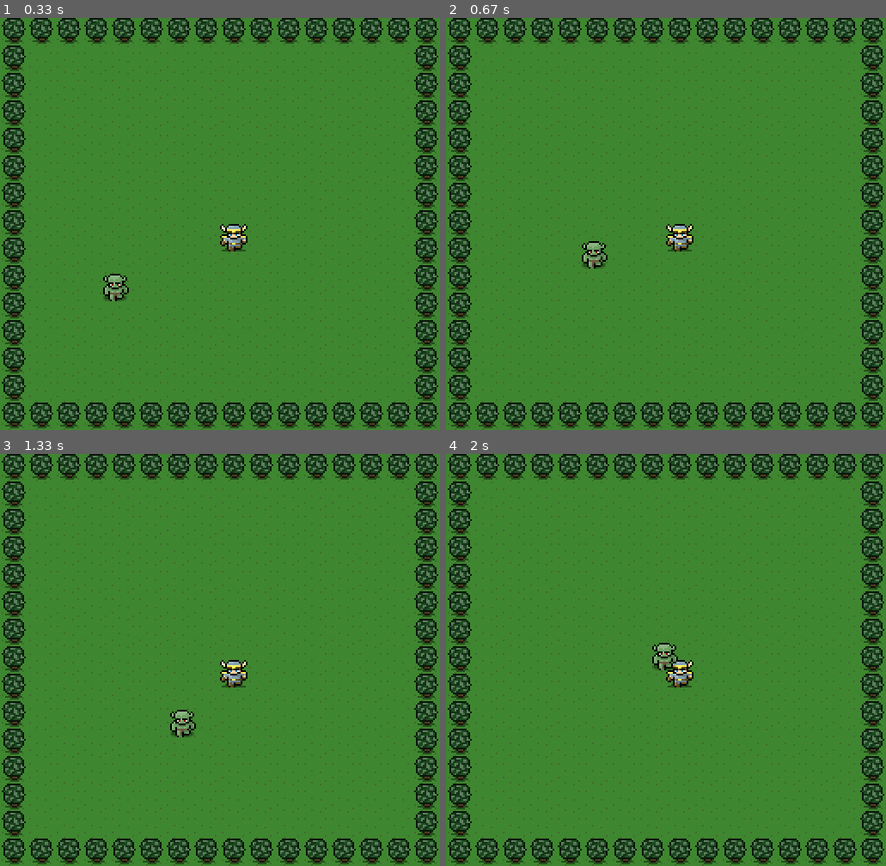
Above: before the commit, frames 1-4 (two rows, left to right).
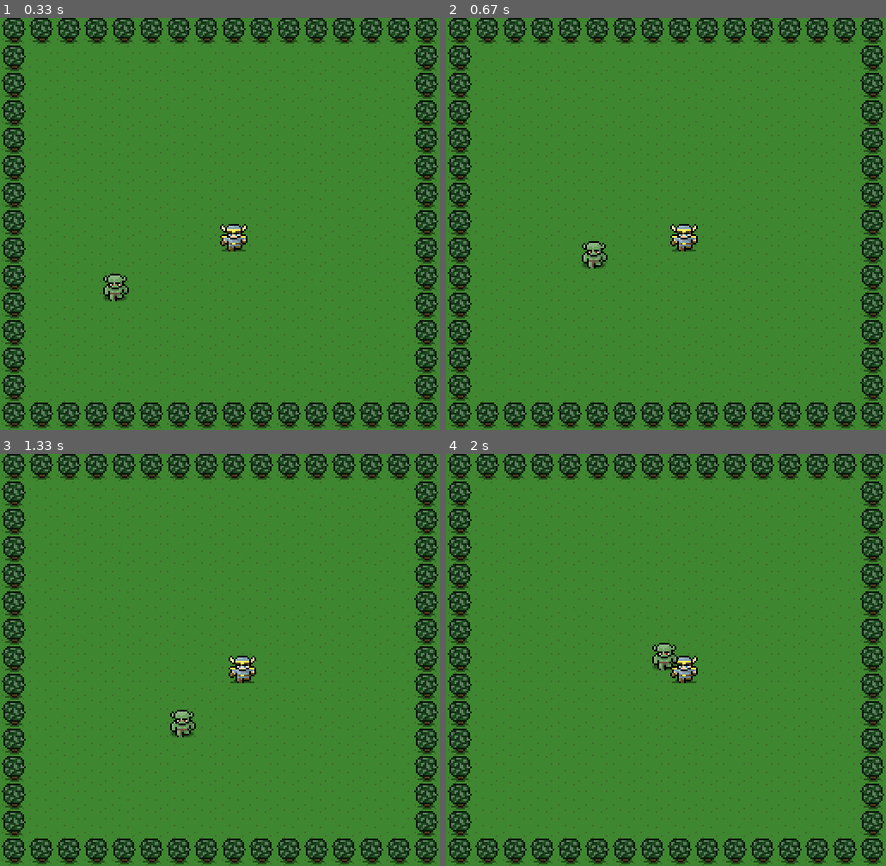
Above: after the commit, the same moments.

Repository: dgelok/pygame
Game: pygame game, started from attack.py
Two runs of this game, one before a commit and one after it. Both use one fixed random seed, a clock stepped at 60 frames per second and the inputs below.
Inputs:
- Up to frame 1 (0.33 s): no input
- Up to frame 2 (0.67 s): hold Right from 0.33 s (still down)
- Up to frame 3 (1.33 s): release Right at 0.8 s; hold Up 0.83-1.13 s; hold Right from 1.17 s (still down)
- Up to frame 4 (2 s): release Right at 1.63 s; hold Left from 1.67 s (still down)

Frame 1 is identical in both runs. In frame 2, 0.3% of the frame differs, in the area x 50-58%, y 50-57%; in frame 3, 0.5%, in the area x 50-59%, y 48-57%; in frame 4, 0.4%.

Commit message:
hero movement

Diff:
--- a/attack.py
+++ b/attack.py
@@ -2,7 +2,10 @@
 import random
 from classes import *
 
-
+KEY_UP = 273
+KEY_DOWN = 274
+KEY_LEFT = 276
+KEY_RIGHT = 275
 
 def main():
     width = 512
@@ -21,14 +24,25 @@
     stop_game = False
 
     monster = Monster(80, 300, 1, 0, 512, 480)
+    hero = Hero(256, 240)
     direction = 2
 
     while not stop_game:
         for event in pygame.event.get():
 
             # Event handling
+            if event.type == pygame.KEYDOWN:
+                if event.key == KEY_DOWN:
+                    hero.y += 5
+                elif event.key == KEY_UP:
+                    hero.y -= 5
+                elif event.key == KEY_LEFT:
+                    hero.x -= 5
+                elif event.key == KEY_RIGHT:
+                    hero.x += 5
             if event.type == pygame.QUIT:
                 stop_game = True
+
 
         # Game logic
         monster.move()
@@ -38,7 +52,7 @@
 
         # Game display
         screen.blit(background_image, (0, 0))
-        screen.blit(hero_image, (256, 240))
+        screen.blit(hero_image, (hero.x, hero.y))
         screen.blit(monster_image, (monster.x, monster.y))
         pygame.display.update()
         clock.tick(60)
--- a/classes.py
+++ b/classes.py
@@ -46,3 +46,19 @@
             self.y = 0
         elif self.y <= 0:
             self.y = self.height
+
+KEY_UP = 273
+KEY_DOWN = 274
+KEY_LEFT = 276
+KEY_RIGHT = 275
+
+class Hero(object):
+    def __init__(self, x, y):
+        self.x = x
+        self.y = y
+        # self.speed_x = 5
+        # self.speed_y = 5
+        # self.radius = 50
+
+    # def render(self, screen):
+    #     pygame.draw.circle(screen, (255, 0, 0), (self.x, self.y), self.radius)
